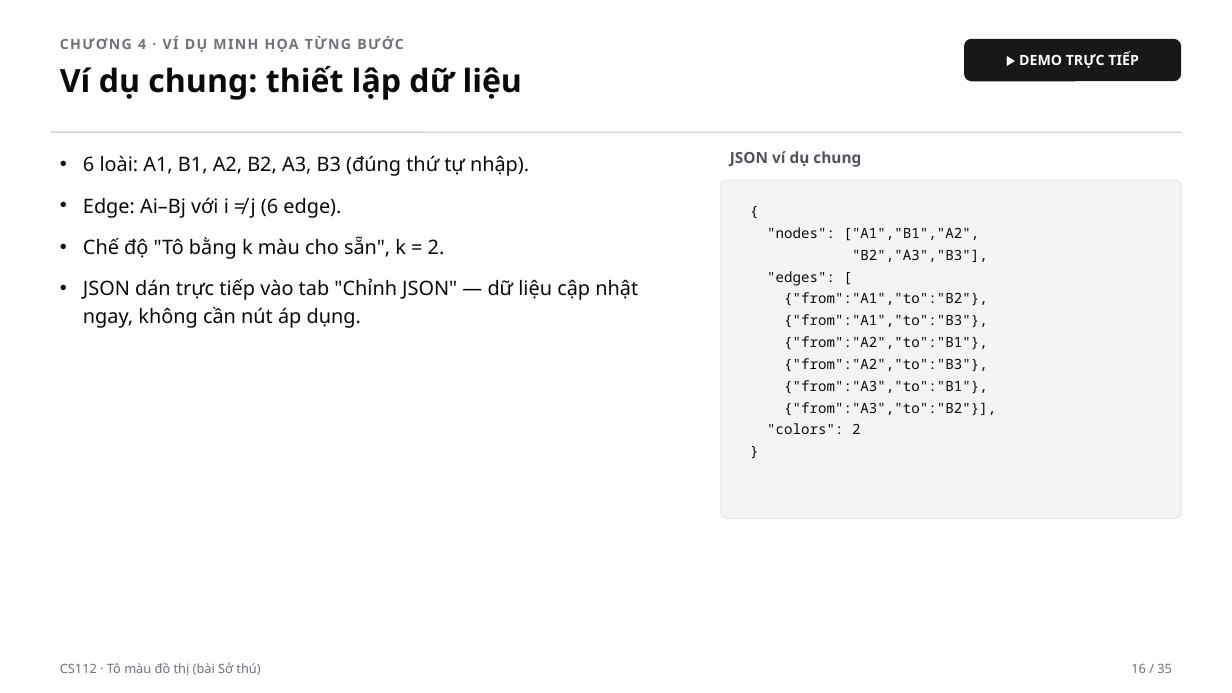
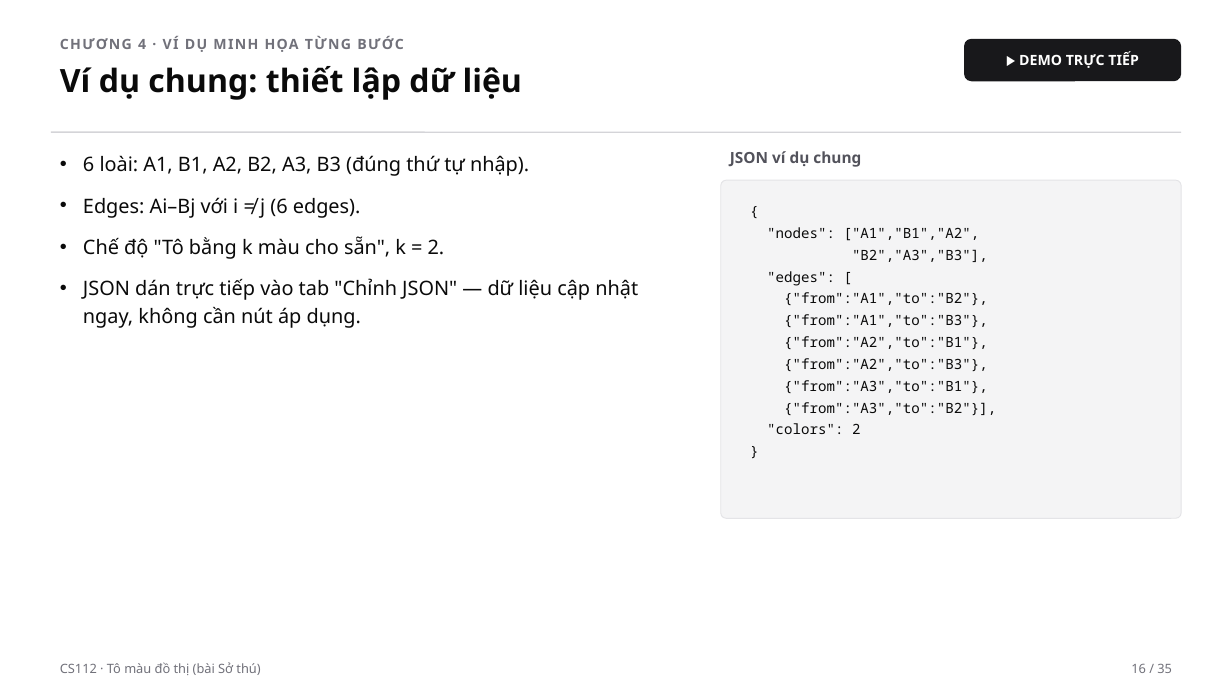
Before and after one commit to tkhieu/algorithm-visualizer, a slide deck: slide 16 of presentation/algorithm-visualizer-video.pptx. Drawn at 1232x693 pixels with LibreOffice and Linux fonts; fonts in the diff are those of the drawing. Boxes give left, top, right and bottom in pixels: in the first picture for what was removed or moved away, otherwise in the second. Text is boxed around its words. In the diff, an @@ line names an element or a change of style, - is before the commit and + after.

```diff
--- a/presentation/algorithm-visualizer-video.pptx
+++ b/presentation/algorithm-visualizer-video.pptx
@@ text at <box>83,197,361,218</box>: text changed @@
-• Edge: Ai–Bj với i ≠ j (6 edge).
+• Edges: Ai–Bj với i ≠ j (6 edges).
```
Also in this commit, not shown: 4 other slides changed, 4 other files.
